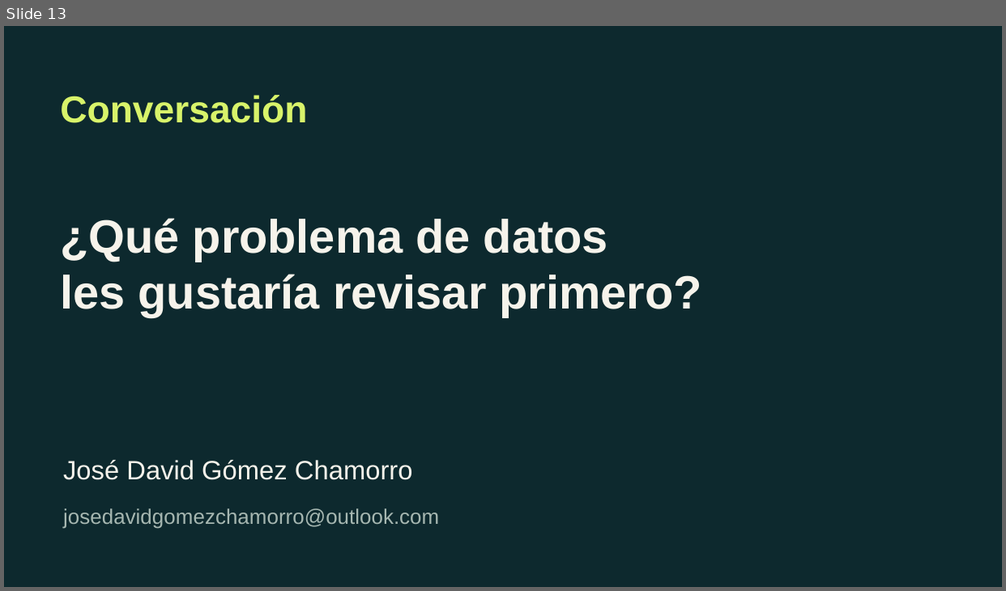
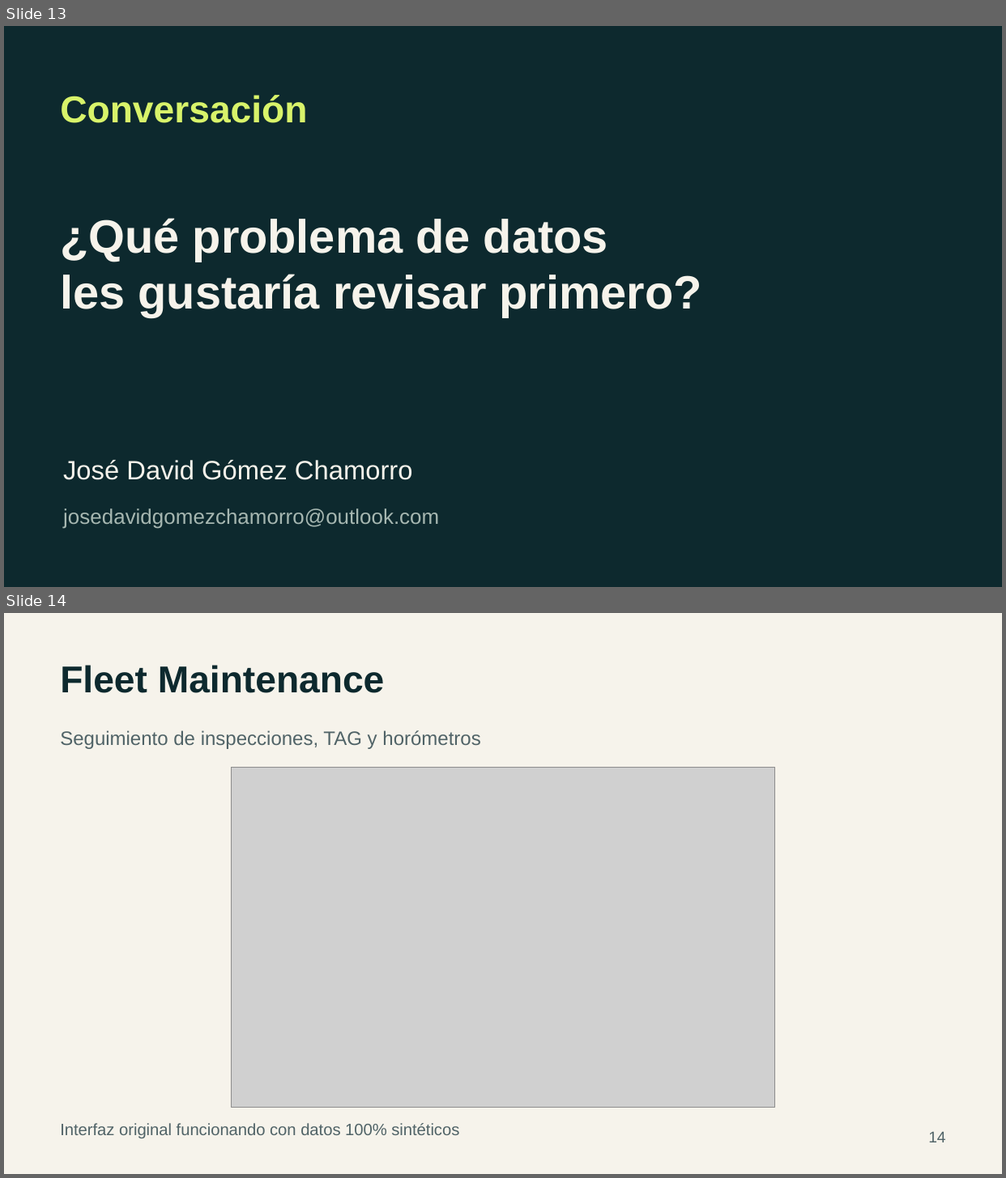
Before and after one commit to joseggch15/Interview, a slide deck: materiales/Jose_David_Gomez_Diametral.pptx. Shown one above the other, each under a label of ours: slide 13 before the commit, slides 13 and 14 after it. The pictures are 1006x591 and 1006x1178 pixels, drawn with LibreOffice and Linux fonts; fonts in the diff are those of the drawing; grey boxes stand for pictures. Boxes give left, top, right and bottom in pixels: in the first picture for what was removed or moved away, otherwise in the second. Text is boxed around its words. In the diff, an @@ line names an element or a change of style, - is before the commit and + after.

Commit message:
Update PowerPoint with five real software screenshots using synthetic data

```diff
--- a/materiales/Jose_David_Gomez_Diametral.pptx
+++ b/materiales/Jose_David_Gomez_Diametral.pptx
@@ slide 14 added at (4,613,1002,1174), background #F6F3EB @@
@@ text added at (60,665,385,693), 36 pt, text #0D292E, bold @@
+Fleet Maintenance
@@ text added at (60,730,480,749), 18.8 pt, text #506367 @@
+Seguimiento de inspecciones, TAG y horómetros
@@ picture added at (231,767,775,1107) @@
@@ text added at (60,1123,459,1139), 15.8 pt, text #506367 @@
+Interfaz original funcionando con datos 100% sintéticos
@@ text added at (928,1131,945,1143), 15 pt, text #506367 @@
+14
```
Also in this commit, not shown: 4 other slides added.
